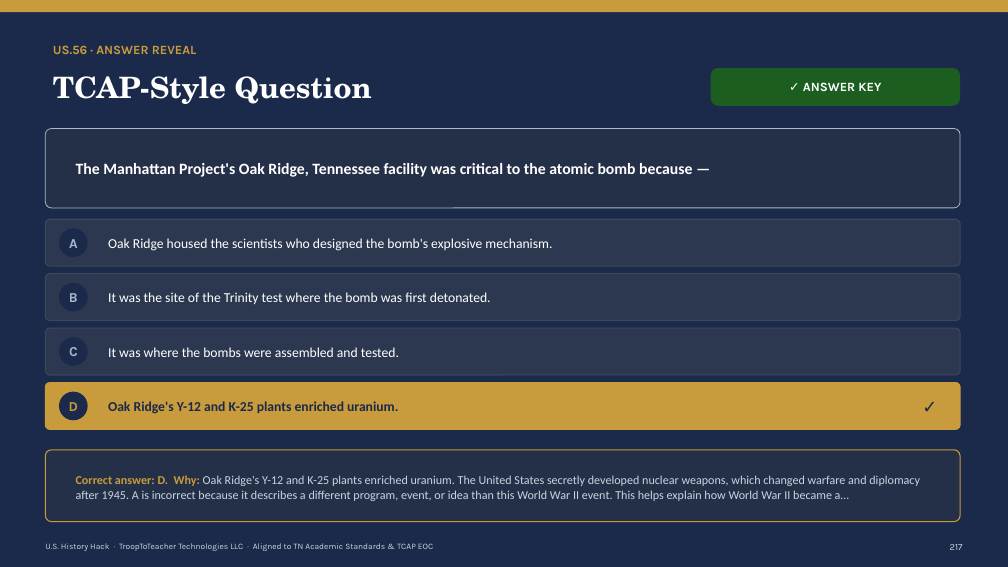
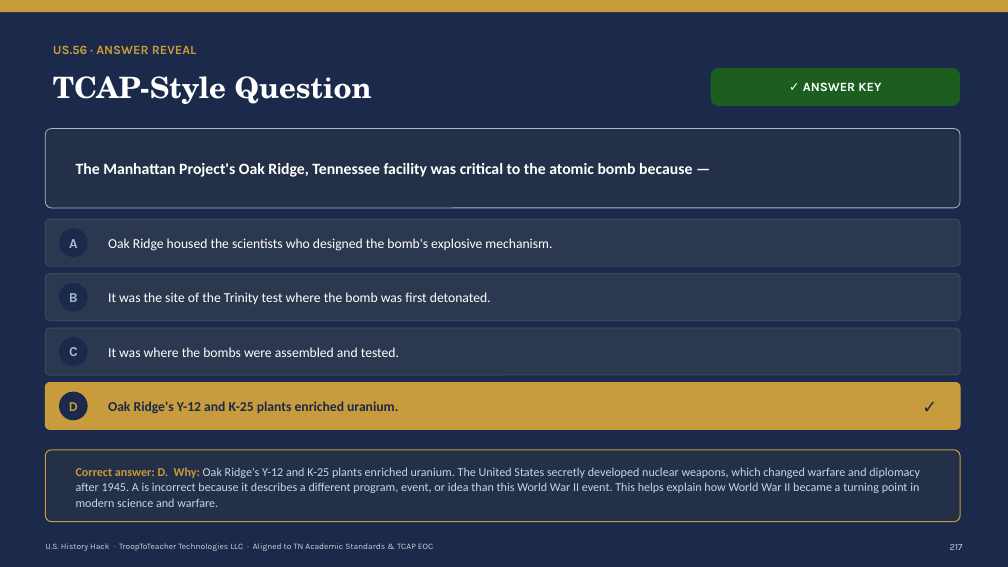
Before and after one commit to Trooptoteacher/trooptoteacher-history, a slide deck: slide 218 of 00_START_HERE/UNIT6_DECKS_BUILD/Unit6_Teacher_Deck_CourseStandard.pptx. Drawn at 1008x567 pixels with LibreOffice and Linux fonts; fonts in the diff are those of the drawing. Boxes give left, top, right and bottom in pixels: in the first picture for what was removed or moved away, otherwise in the second. Text is boxed around its words. In the diff, an @@ line names an element or a change of style, - is before the commit and + after.

```diff
--- a/00_START_HERE/UNIT6_DECKS_BUILD/Unit6_Teacher_Deck_CourseStandard.pptx
+++ b/00_START_HERE/UNIT6_DECKS_BUILD/Unit6_Teacher_Deck_CourseStandard.pptx
@@ text at <box>76,467,920,507</box>: text changed @@
-Correct answer: D. Why: Oak Ridge's Y-12 and K-25 plants enriched uranium. The United States secretly developed nuclear weapons, which changed warfare and diplomacy after 1945. A is incorrect because it describes a different program, event, or idea than this World War II event. This helps explain how World War II became a…
+Correct answer: D. Why: Oak Ridge's Y-12 and K-25 plants enriched uranium. The United States secretly developed nuclear weapons, which changed warfare and diplomacy after 1945. A is incorrect because it describes a different program, event, or idea than this World War II event. This helps explain how World War II became a turning point in modern science and warfare.
```
Also in this commit, not shown: 11 other slides changed, 7 other files.
